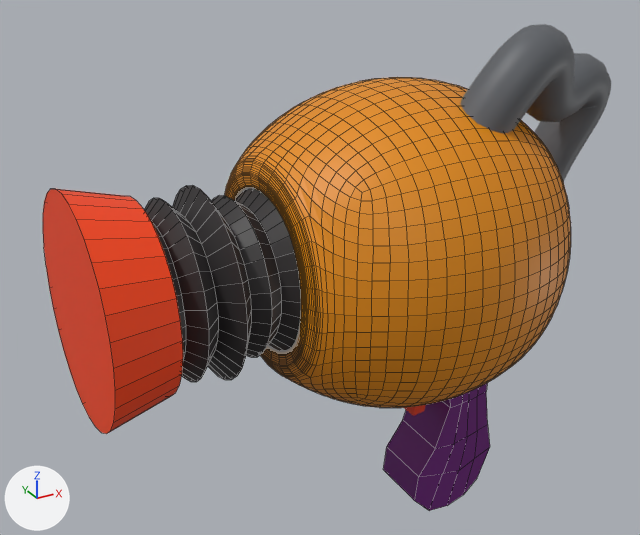
Before and after pictures for a commit that changed the Blender file Introdução ao Blender 2.8 - Modelagem poligonal/arma.blend.
Rendered twice from a camera (50 mm lens) standing at (-5.27, -8.75, 7.25) and looking at (-0.21, 0.46, 2.65). Every picture has the same lights, and +X, +Y and +Z are marked at lower left. Mesh edges are drawn as thin lines on the coarser meshes.

The scene before the commit, as lines of its bpy script (objects in view):
```python
ob_cube = bpy.data.objects.new('Cube', me_cube)
ob_cube.location = (0.65, 0.0, 3.01)
ob_cube.rotation_euler = (0.0, 0.0, 3.142)  # degrees (0, 0, 180)
ob_cube.scale = (2.68, 2.55, 2.55)
ob_cube_002 = bpy.data.objects.new('Cube.002', me_cube_002)
ob_cube_002.location = (1.73, 0.0, 0.06)
ob_cube_002.rotation_euler = (0.00427, -0.0453, 0.0033)  # degrees (0.2, -2.6, 0.2)
ob_cube_002.scale = (0.408, 1.09, 1.09)
ob_cylinder = bpy.data.objects.new('Cylinder', me_cylinder)
ob_cylinder.location = (-1.97, 0.0, 3.0)
ob_cylinder.rotation_euler = (0.0, 1.571, 0.0)  # degrees (0, 90, 0)
ob_cylinder.scale = (0.997, 1.02, 0.758)
ob_cylinder_001 = bpy.data.objects.new('Cylinder.001', me_cylinder_001)
ob_cylinder_001.location = (-3.06, -0.01, 2.99)
ob_cylinder_001.rotation_euler = (0.0, 1.571, 0.0)  # degrees (0, 90, 0)
ob_cylinder_001.scale = (1.33, 1.37, 0.384)
# also in view: 'NurbsPath' at (2.45, -0.26, 3.96)
```
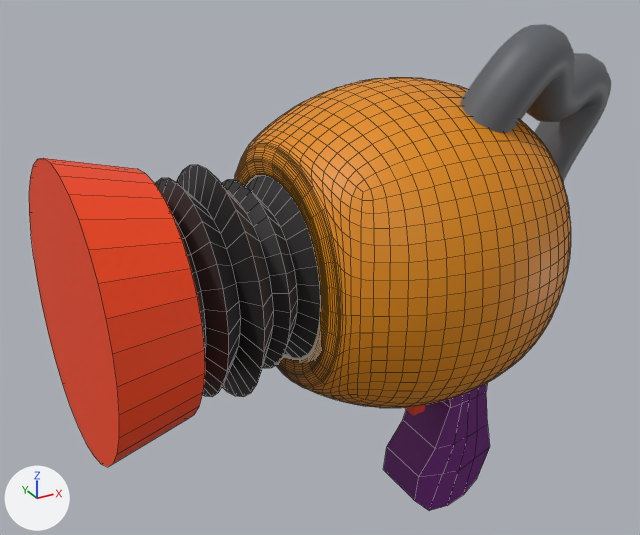
Commit message: (Introdução ao Blender 2.8: Modelagem poligonal) Trabalhando no corpo da arma: O efeito sanfona

Boxes [x1, y1, x2, y2] around the edits, measured in the pictures (640 x 535 px; the box of a moved part takes in the faces that stretch with it):
'Cube', reshaped: before [225, 77, 571, 408]; after [234, 77, 571, 408]
'Cylinder.001', moved, rescaled (26% wider, 26% taller): before [43, 189, 183, 434]; after [29, 158, 205, 467]
'Cylinder', reshaped, moved, rescaled (18% taller): before [144, 185, 301, 382]; after [155, 165, 321, 397]
part 1 of me_cube, moved or reshaped: before [225, 132, 362, 398]; after [234, 129, 363, 399]

The edits, one by one:
me_cube is used by ob_cube; location (0.65, 0.0, 3.01); rotation (0.0, 0.0, 3.142), in degrees (0, 0, 180); scale (2.68, 2.55, 2.55).
me_cube had 178 vertices, 176 faces and spanned x -0.84..0.71, y -0.84..0.84, z -0.84..0.84.
me_cube now has 178 vertices, 176 faces and spans x -0.84..0.65, y -0.84..0.84, z -0.84..0.84.
me_cube part 1: 89 of 178 vertices moved; they spanned x 0.34..0.71, y -0.56..0.56, z -0.56..0.56 and now span x -0.18..0.65, y -0.63..0.63, z -0.63..0.63; mean shift (-0.15, 0.0, 0.0); largest move (0.34, 0.25, -0.25) -> (-0.18, 0.43, -0.43).
me_cylinder is used by ob_cylinder; location (-1.97, 0.0, 3.0); rotation (0.0, 1.571, 0.0), in degrees (0, 90, 0); scale (0.997, 1.02, 0.758).
me_cylinder had 288 vertices, 256 faces and spanned x -1.14..1.14, y -1.14..1.14, z -1.0..1.0.
me_cylinder now has 288 vertices, 256 faces and spans x -1.17..1.17, y -1.17..1.17, z -1.0..1.0.
me_cylinder part 2: 224 of 288 vertices moved; they spanned x -1.14..1.14, y -1.14..1.14, z -0.75..0.75 and now span x -1.17..1.17, y -1.17..1.17, z -0.68..0.75; mean shift (0.0, 0.0, 0.02); largest move (0.0, -1.14, 0.01) -> (0.0, -1.17, -0.05).
Object 'Cylinder' (ob_cylinder) moves from (-1.97, 0.0, 3.0) to (-1.82, 0.0, 3.0).
Object 'Cylinder' (ob_cylinder) is rescaled from (0.997, 1.02, 0.758) to (1.15, 1.18, 0.798).
Object 'Cylinder.001' (ob_cylinder_001) moves from (-3.06, -0.01, 2.99) to (-3.04, -0.01, 2.99).
Object 'Cylinder.001' (ob_cylinder_001) is rescaled from (1.33, 1.37, 0.384) to (1.66, 1.71, 0.48).
